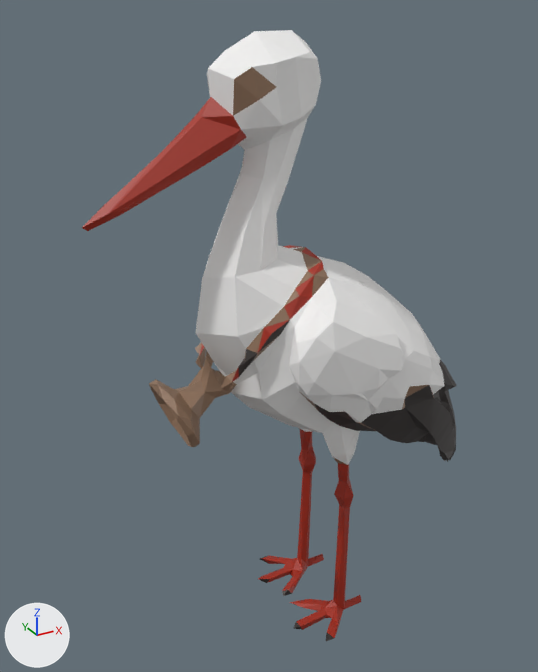
Two versions of the glTF model docs/univers/archipeo/personnages/modeles/5e-relais-creature-lina/final-1500.glb, one commit apart.
Rendered twice from a 50 mm camera at (-0.596, -0.935, 1.024) aimed at (-0.059, 0.042, 0.536). The axes (+X, +Y, +Z) are drawn at lower left. The lights are the same throughout. The older version comes first. Vertices at exactly the same position are counted once.

In view in the first picture: 'lion-1500'.
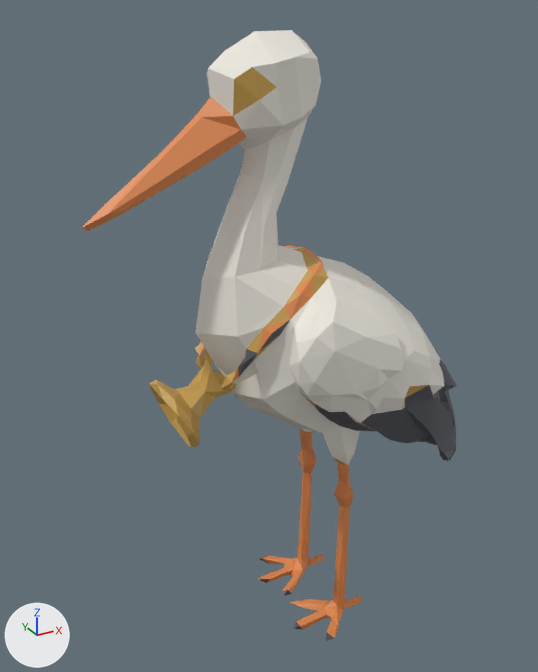
Pixel boxes (x1, y1, x2, y2) of what changed, in the pictures (538 x 672 px):
part 1 of me_geometry_0_001, recoloured: (195, 30, 444, 465) in both
part 2 of me_geometry_0_001, recoloured: (238, 321, 456, 641) in both
part 3 of me_geometry_0_001, recoloured: (82, 97, 362, 638) in both
part 4 of me_geometry_0_001, recoloured: (149, 67, 433, 465) in both

Patch to the scene script:
```diff
--- a/docs/univers/archipeo/personnages/modeles/5e-relais-creature-lina/final-1500.glb.py
+++ b/docs/univers/archipeo/personnages/modeles/5e-relais-creature-lina/final-1500.glb.py
@@ me_geometry_0_001 @@
 me_geometry_0_001.from_pydata(...)  # 742 vertices, 1500 faces; spans x -0.357..0.316, y -0.164..0.168, z -0.001..0.998
 # used by ob_lion_1500; location = (0.0, 0.0, 0.0)
+# me_geometry_0_001 part 1: 521 faces centred in x -0.198..0.245, y -0.162..0.166, z 0.331..0.99 are repainted in the vertex colours; the middle colour goes from white #f3f2f1 to white #ece8de
+# me_geometry_0_001 part 2: 495 faces centred in x -0.165..0.31, y -0.141..0.146, z 0.006..0.934 are repainted in the vertex colours; the middle colour goes from dark grey #312b29 to dark grey #4e5058
+# me_geometry_0_001 part 3: 251 faces centred in x -0.347..0.068, y -0.11..0.11, z 0.001..0.904 are repainted in the vertex colours; the middle colour goes from red #a42913 to orange #e0884c
+# me_geometry_0_001 part 4: 233 faces centred in x -0.271..0.249, y -0.149..0.15, z 0.325..0.939 are repainted in the vertex colours; the middle colour goes from brown #8e7059 to orange #c8a050
 me_geometry_0_001.materials.append(mat_defaultmaterial)
```
